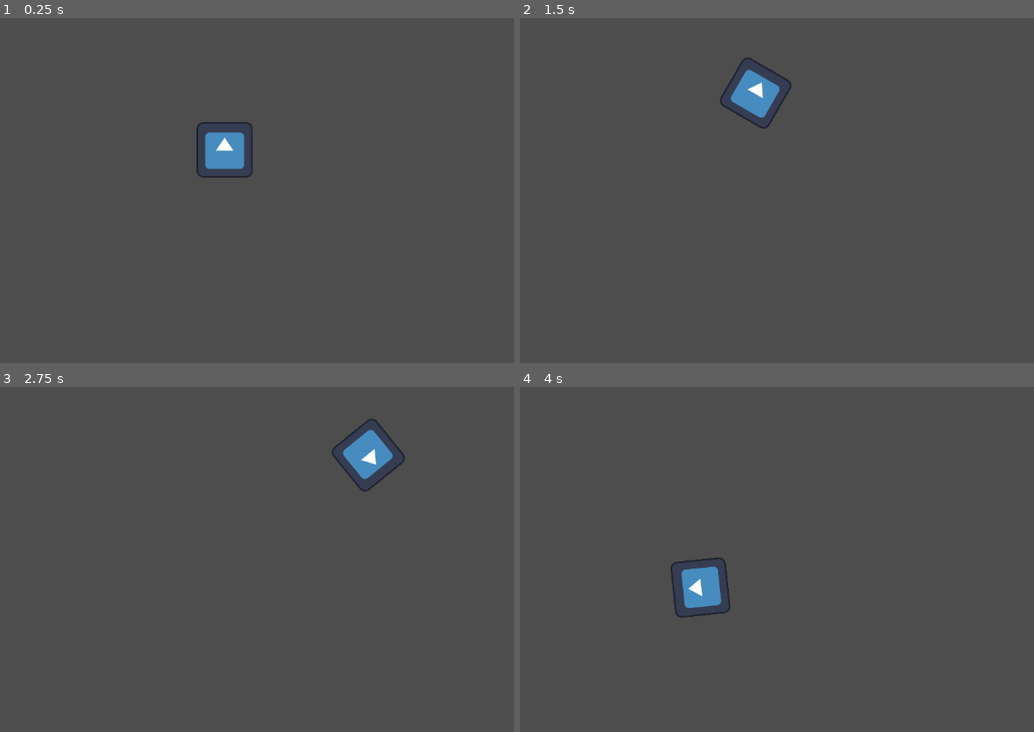
Above: before the commit, frames 1-4 (two rows, left to right).
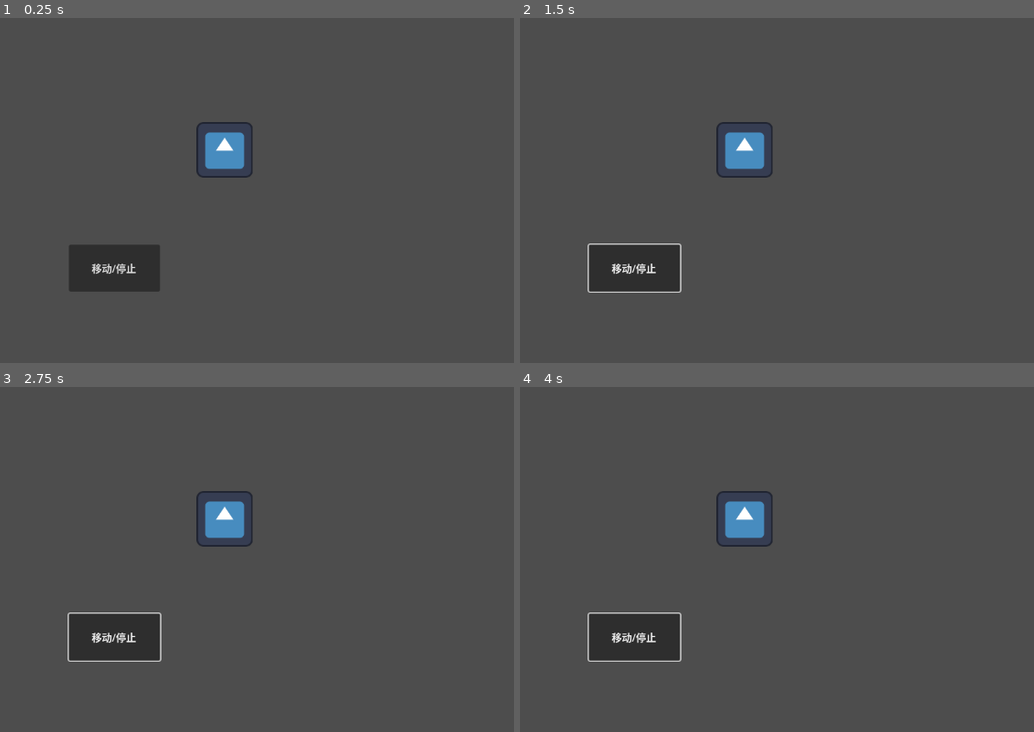
Above: after the commit, the same moments.

Repository: jaus0416/godotlearn
Game: Godot game, scene res://node_2d.tscn
The game is run twice, just before and just after one commit, with the same random seed, the same clock (stepped at 60 frames per second) and the same inputs. Before the commit the project starts from res://sprite_2d.tscn. The engine's default icon, where the game draws it, is replaced by a stand-in: a white triangle on a blue panel in a dark square.
Inputs (mouse positions are in pixels of both pictures, inside the frame that each line leads up to):
- Up to frame 1 (0.25 s): no input
- Up to frame 2 (1.5 s): click (633, 269) at 0.5 s, where only the run after the commit has a clickable "移动/停止"; tap Enter at 1.25 s; move the mouse to (outside the picture) at 1.27 s; hold Right (ui_right) from 1.28 s (still down); click (outside the picture) at 1.42 s
- Up to frame 3 (2.75 s): move the mouse to (215, 549) at 2.02 s; release Right (ui_right) at 2.03 s; hold Down (ui_down) from 2.03 s (still down); click (215, 549) at 2.17 s
- Up to frame 4 (4 s): tap Space at 2.75 s; move the mouse to (951, 435) at 2.77 s; release Down (ui_down) at 2.78 s; hold Right (ui_right) 2.78-3.53 s; click (951, 435) at 2.92 s; move the mouse to (843, 607) at 3.52 s; hold Up (ui_up) from 3.53 s (still down); click (843, 607) at 3.67 s

The runs differ from the first frame. In frame 1, 2.3% of the frame differs, in the area x 13-32%, y 65-80%; in frame 2, 4.7%; in frame 3, 4.7%, in the area x 13-79%, y 9-80%; in frame 4, 4.7%.

Commit message:
feature: 添加信号相关能力

Diff:
--- /dev/null
+++ b/node_2d.tscn
@@ -0,0 +1,19 @@
+[gd_scene load_steps=2 format=3 uid="uid://cpmf5q08e6c"]
+
+[ext_resource type="PackedScene" uid="uid://b03hj02fhrhwb" path="res://sprite_2d.tscn" id="1_5x7i0"]
+
+[node name="Node2D" type="Node2D"]
+
+[node name="Sprite2D" parent="." instance=ExtResource("1_5x7i0")]
+
+[node name="Timer" type="Timer" parent="Sprite2D"]
+autostart = true
+
+[node name="Button" type="Button" parent="."]
+offset_left = 116.0
+offset_top = 461.0
+offset_right = 260.0
+offset_bottom = 535.0
+text = "移动/停止"
+
+[connection signal="pressed" from="Button" to="Sprite2D" method="_on_button_pressed"]
--- a/project.godot
+++ b/project.godot
@@ -11,6 +11,6 @@
 [application]
 
 config/name="GodotLearn"
-run/main_scene="res://sprite_2d.tscn"
+run/main_scene="res://node_2d.tscn"
 config/features=PackedStringArray("4.3", "Forward Plus")
 config/icon="res://icon.svg"
--- a/sprite_2d.gd
+++ b/sprite_2d.gd
@@ -7,13 +7,13 @@
 var speed_x = 100
 var speed_y = 100
 
-# 1. >>>>>> 小机器人自动转圈
+## 1. >>>>>> 小机器人自动转圈
 #func _process(delta):
 	#rotation += angular_speed * delta
 	#var velocity = Vector2.UP.rotated(rotation) * speed
 	#position += velocity * delta
 
-# 2. >>>>>> wasd 控制移动
+## 2. >>>>>> wasd 控制移动
 #func _unhandled_key_input(event: InputEvent):
 	#print("enter key: " + event.as_text())
 	#if event.is_released():
@@ -28,7 +28,7 @@
 		#elif event.keycode == KEY_S:
 			#position += Vector2(0, 100)
 
-# 3. >>>>>> 获取鼠标点按位置，并自动移动
+## 3. >>>>>> 获取鼠标点按位置，并自动移动
 #func _unhandled_input(event: InputEvent):
 	#if event is InputEventMouseMotion:
 		#return
@@ -65,102 +65,135 @@
 		#var move_pos = caculate_move_postion(position, target_pos, speed_x * delta, speed_y * delta)
 		#position += move_pos
 
-# 4. >>>>>> wasd / 上下左右 / 鼠标左键 控制方向并移动
-func _process(delta):
-	# 记录一个快照
-	var mouse_position = get_global_mouse_position()
-	var direction = caculate_direction(mouse_position)
-	rotation += angular_speed * direction * delta
-	var velocity = caculate_velocity(mouse_position, delta)
-	position += velocity
+## 4. >>>>>> wasd / 上下左右 / 鼠标左键 控制方向并移动
+#func _process(delta):
+	## 记录一个快照
+	#var mouse_position = get_global_mouse_position()
+	#var direction = caculate_direction(mouse_position)
+	#rotation += angular_speed * direction * delta
+	#var velocity = caculate_velocity(mouse_position, delta)
+	#position += velocity
+#
+## 计算要改变的方向
+#func caculate_direction(mouse_position):
+	## 方向键控制
+	## 判断是否向左
+	#if go_left():
+		#return -1
+	## 判断是否向右
+	#if go_right():
+		#return 1
+	## 判断鼠标控制
+	#if Input.is_mouse_button_pressed(MOUSE_BUTTON_LEFT):
+		#return caculate_mouse_direction(mouse_position)
+	#return 0
+	#
+#func go_left():
+	#return Input.is_action_pressed("ui_left") or Input.is_key_pressed(KEY_A)
+#
+#func go_right():
+	#return Input.is_action_pressed("ui_right") or Input.is_key_pressed(KEY_D)
+#
+#func go_top():
+	#return Input.is_action_pressed("ui_up") or Input.is_key_pressed(KEY_W)
+#
+#func go_down():
+	#Input.is_action_pressed("ui_down") or Input.is_key_pressed(KEY_S)
+#
+## 计算点按鼠标的情况下要改变的方向
+#func caculate_mouse_direction(mouse_position):
+	## 将鼠标点击位置转换到以物体为中心的坐标系下
+	#var relative_mouse_position = mouse_position - position
+	## 对相对位置向量根据物体旋转角度进行旋转，使其与物体朝向对齐
+	#var rotated_relative_mouse_position = rotate_vector(relative_mouse_position, -rotation)
+	#if rotated_relative_mouse_position.x < 0:
+		#return -1
+	#elif rotated_relative_mouse_position.x > 0:
+		#return 1
+	#return 0
+#
+## 对向量根据给定角度进行旋转操作（这里采用二维旋转矩阵的原理实现）
+#func rotate_vector(vector, angle_radians):
+	#var cos_angle = cos(angle_radians)
+	#var sin_angle = sin(angle_radians)
+	#return Vector2(
+		#vector.x * cos_angle - vector.y * sin_angle,
+		#vector.x * sin_angle + vector.y * cos_angle
+	#)
+#
+## 计算移动速度
+#func caculate_velocity(mouse_position, delta):
+	## 方向键控制
+	#if go_top() or go_left() or go_right():
+		#return Vector2.UP.rotated(rotation) * speed * delta
+	#if go_down():
+		#return Vector2.DOWN.rotated(rotation) * speed * delta
+	## 鼠标控制
+	#if Input.is_mouse_button_pressed(MOUSE_BUTTON_LEFT):
+		#return caculate_mouse_velocity(mouse_position, delta)
+	#return Vector2.ZERO
+#
+## 计算鼠标移动的位置
+#func caculate_mouse_velocity(mouse_position, delta):
+	#if mouse_position - position != Vector2.ZERO:
+		#var velocity = Vector2.UP.rotated(rotation) * speed * delta
+		#print("user position: " + str(position))
+		#print("mouse position: " + str(mouse_position))
+		#print("mouse velocity: " + str(velocity))
+		## 如果超过了鼠标位置，最远移动到鼠标位置
+		#velocity = handle_mouse_move_over_target(position, velocity, mouse_position)
+		#print("fixed velocity: " + str(velocity))
+		#return velocity
+	#return Vector2.ZERO
+#
+##判断鼠标位移是否超过了目标位置
+#func handle_mouse_move_over_target(curr_position: Vector2, velocity: Vector2, mouse_position: Vector2):
+	#var need_move = mouse_position - curr_position
+	## 判断x轴
+	#if need_move.abs().x < velocity.abs().x:
+		#velocity.x = need_move.x
+	#if need_move.abs().y < velocity.abs().y:
+		#velocity.y = need_move.y
+	#return velocity
+	#
+## 获取向量当前方向
+#func get_vector_direction(vec: Vector2):
+	#var res = Vector2(1, 1)
+	#if vec.x < 0:
+		#res.x = -1
+	#if vec.y < 0:
+		#res.y = -1
+	#return res
 
-# 计算要改变的方向
-func caculate_direction(mouse_position):
-	# 方向键控制
-	# 判断是否向左
-	if go_left():
-		return -1
-	# 判断是否向右
-	if go_right():
-		return 1
-	# 判断鼠标控制
-	if Input.is_mouse_button_pressed(MOUSE_BUTTON_LEFT):
-		return caculate_mouse_direction(mouse_position)
-	return 0
+## 5. >>>>>> 关联按钮（信号）
+#func _on_button_pressed() -> void:
+	#set_process(not is_processing())
+#
+#func _process(delta):
+	#rotation += angular_speed * delta
+	#var velocity = Vector2.UP.rotated(rotation) * speed
+	#position += velocity * delta
+#
+## 6. >>>>>> 添加计时器（timer）
+#func _ready():
+	#var timer = get_node("Timer")
+	#Timer
+	#timer.timeout.connect(_on_timer_timeout)
+#
+#func _on_timer_timeout():
+	#visible = not visible
 
-func go_left():
-	return Input.is_action_pressed("ui_left") or Input.is_key_pressed(KEY_A)
-
-func go_right():
-	return Input.is_action_pressed("ui_right") or Input.is_key_pressed(KEY_D)
-
-func go_top():
-	return Input.is_action_pressed("ui_up") or Input.is_key_pressed(KEY_W)
-
-func go_down():
-	Input.is_action_pressed("ui_down") or Input.is_key_pressed(KEY_S)
-
-# 计算点按鼠标的情况下要改变的方向
-func caculate_mouse_direction(mouse_position):
-	# 将鼠标点击位置转换到以物体为中心的坐标系下
-	var relative_mouse_position = mouse_position - position
-	# 对相对位置向量根据物体旋转角度进行旋转，使其与物体朝向对齐
-	var rotated_relative_mouse_position = rotate_vector(relative_mouse_position, -rotation)
-	if rotated_relative_mouse_position.x < 0:
-		return -1
-	elif rotated_relative_mouse_position.x > 0:
-		return 1
-	return 0
-
-# 对向量根据给定角度进行旋转操作（这里采用二维旋转矩阵的原理实现）
-func rotate_vector(vector, angle_radians):
-	var cos_angle = cos(angle_radians)
-	var sin_angle = sin(angle_radians)
-	return Vector2(
-		vector.x * cos_angle - vector.y * sin_angle,
-		vector.x * sin_angle + vector.y * cos_angle
-	)
-
-# 计算移动速度
-func caculate_velocity(mouse_position, delta):
-	# 方向键控制
-	if go_top() or go_left() or go_right():
-		return Vector2.UP.rotated(rotation) * speed * delta
-	if go_down():
-		return Vector2.DOWN.rotated(rotation) * speed * delta
-	# 鼠标控制
-	if Input.is_mouse_button_pressed(MOUSE_BUTTON_LEFT):
-		return caculate_mouse_velocity(mouse_position, delta)
-	return Vector2.ZERO
-
-# 计算鼠标移动的位置
-func caculate_mouse_velocity(mouse_position, delta):
-	if mouse_position - position != Vector2.ZERO:
-		var velocity = Vector2.UP.rotated(rotation) * speed * delta
-		print("user position: " + str(position))
-		print("mouse position: " + str(mouse_position))
-		print("mouse velocity: " + str(velocity))
-		# 如果超过了鼠标位置，最远移动到鼠标位置
-		velocity = handle_mouse_move_over_target(position, velocity, mouse_position)
-		print("fixed velocity: " + str(velocity))
-		return velocity
-	return Vector2.ZERO
-
-#判断鼠标位移是否超过了目标位置
-func handle_mouse_move_over_target(curr_position: Vector2, velocity: Vector2, mouse_position: Vector2):
-	var need_move = mouse_position - curr_position
-	# 判断x轴
-	if need_move.abs().x < velocity.abs().x:
-		velocity.x = need_move.x
-	if need_move.abs().y < velocity.abs().y:
-		velocity.y = need_move.y
-	return velocity
-
-# 获取向量当前方向
-func get_vector_direction(vec: Vector2):
-	var res = Vector2(1, 1)
-	if vec.x < 0:
-		res.x = -1
-	if vec.y < 0:
-		res.y = -1
-	return res
+## 7. >>>>>> 自定义控制器（血条），暂时没啥用
+#signal health_depleted
+#signal health_changed(old_value, new_value)
+#var health = 10
+#
+#func is_alive():
+	#if health <= 0:
+		#health_depleted.emit()
+		#
+#func take_damage(amount):
+	#var old_health = health
+	#health -= amount
+	#is_alive()
+	#health_changed.emit(old_health, health)
